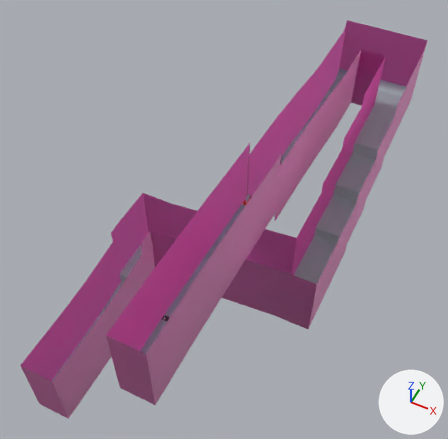
An edit to the Blender file Assets/Models/Tracks/Track2.blend, drawn before and after from the same camera.
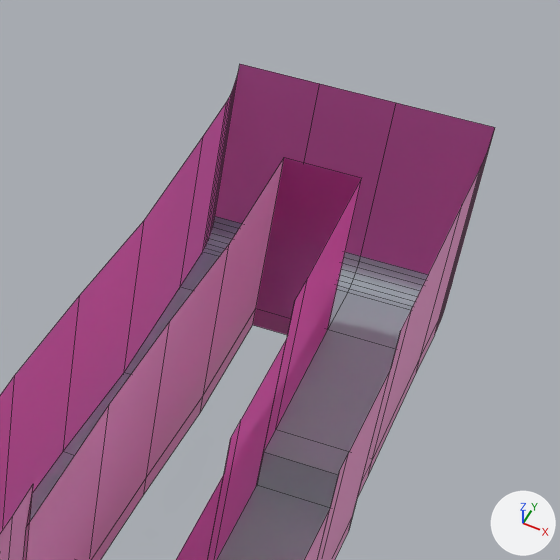
Old and new are each drawn whole from a camera (50 mm lens) standing at (34.7, -105.7, 110.9) and looking at (-9.3, -17.6, 0.9) and again close up on the part from 61% to 100% of the width and 0% to 40% of the height. The lights are fixed; the arrows at lower right show +X, +Y and +Z. The close-ups show mesh edges as thin lines.

Names of what the first close-up shows: 'Track', 'Wall'.
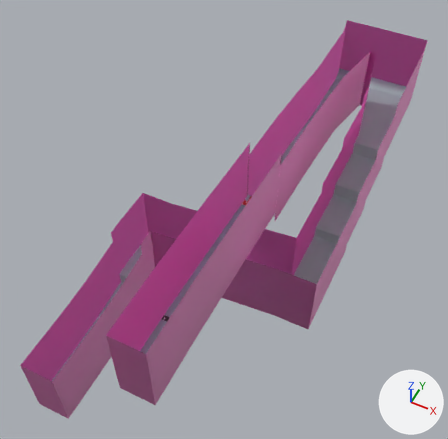
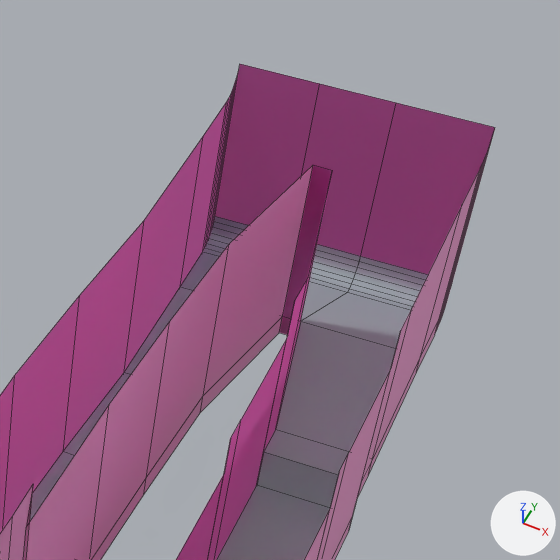
The change in detail:
me_untitled_001 has 102 vertices, 57 faces and spans x -2962.0..1820.0, y -1758.0..1284.0, z -4615.0..6888.0.
me_untitled_001 is used by ob_track; location (0.0, 0.0, 0.0); rotation (1.571, 0.0, 0.0), in degrees (90, 0, 0); scale (0.01, 0.01, 0.01).
Part 1, on me_untitled_001:
Vertex 17 of me_untitled_001 moves from (324.0, 324.0, -3785.0) at pixel (255, 308) to (572.0, 324.0, -3785.0) at pixel (282, 316).
Vertex 25 of me_untitled_001 moves from (985.0, 324.0, -3785.0) at pixel (327, 329) to (737.0, 324.0, -3785.0) at pixel (300, 321).
me_untitled_003 has 176 vertices, 88 faces and spans x -2962.0..1820.0, y -1941.0..2825.0, z -4615.0..6888.0.
me_untitled_003 is used by ob_wall; location (0.0, 0.0, 0.0); rotation (1.571, 0.0, 0.0), in degrees (90, 0, 0); scale (0.01, 0.01, 0.01).
Part 2, on me_untitled_003:
Vertex 17 of me_untitled_003 moves from (324.0, 141.0, -3785.0) at pixel (252, 324) to (572.0, 141.0, -3785.0) at pixel (279, 332).
Vertex 23 of me_untitled_003 moves from (985.0, 141.0, -3785.0) to (737.0, 141.0, -3785.0).
Vertex 105 of me_untitled_003 moves from (324.0, 1865.0, -3785.0) at pixel (284, 157) to (572.0, 1865.0, -3785.0) at pixel (313, 164).
Vertex 111 of me_untitled_003 moves from (985.0, 1865.0, -3785.0) at pixel (361, 177) to (737.0, 1865.0, -3785.0) at pixel (332, 170).

Where the change shows, as pixel boxes (x1, y1, x2, y2) in the close-ups (560 x 560 px; the box of a moved part takes in the faces that stretch with it):
part 1 of me_untitled_001, moved or reshaped
    both: (125, 252, 411, 451)
part 2 of me_untitled_003, moved or reshaped
    before: (200, 157, 361, 428)
    after: (200, 165, 332, 422)
